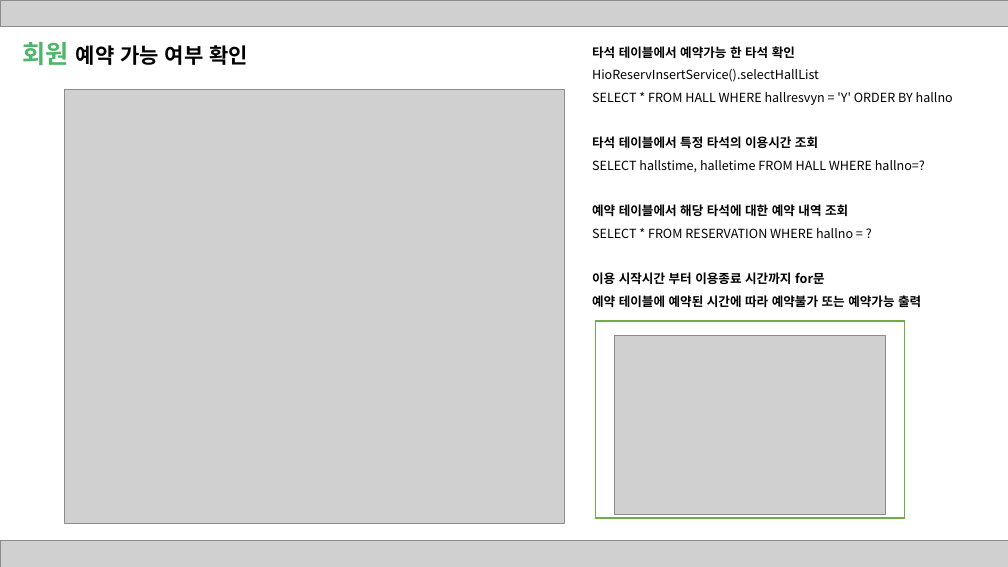
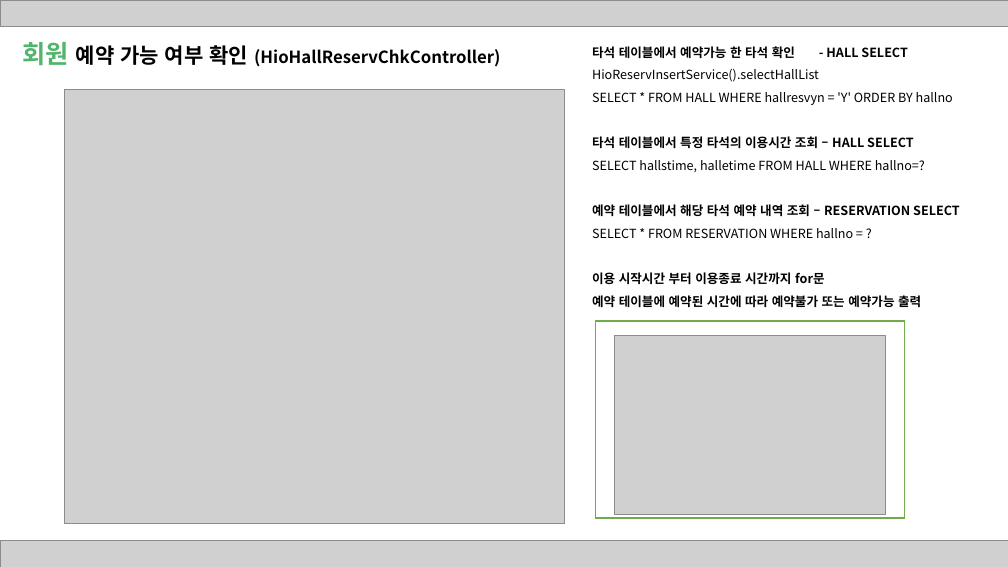
Before and after one commit to skjung1979/classproject, a slide deck: slide 10 of ppt/원팀 발표자료 20201027.pptx. Drawn at 1008x567 pixels with LibreOffice and Linux fonts; fonts in the diff are those of the drawing; grey boxes stand for pictures. Boxes give left, top, right and bottom in pixels: in the first picture for what was removed or moved away, otherwise in the second. Text is boxed around its words. In the diff, an @@ line names an element or a change of style, - is before the commit and + after.

```diff
--- a/ppt/원팀 발표자료 20201027.pptx
+++ b/ppt/원팀 발표자료 20201027.pptx
@@ text at bbox=[22, 42, 500, 67]: text changed; size 20 to 16 pt @@
-회원 예약 가능 여부 확인
+회원 예약 가능 여부 확인 (HioHallReservChkController)
@@ text at bbox=[592, 46, 908, 58]: text changed @@
-타석 테이블에서 예약가능 한 타석 확인
+타석 테이블에서 예약가능 한 타석 확인 - HALL SELECT
@@ text at bbox=[592, 136, 914, 148]: text changed @@
-타석 테이블에서 특정 타석의 이용시간 조회
+타석 테이블에서 특정 타석의 이용시간 조회 – HALL SELECT
@@ text at bbox=[592, 204, 960, 216]: text changed @@
-예약 테이블에서 해당 타석에 대한 예약 내역 조회
+예약 테이블에서 해당 타석 예약 내역 조회 – RESERVATION SELECT
```
Also in this commit, not shown: 8 other slides changed.
